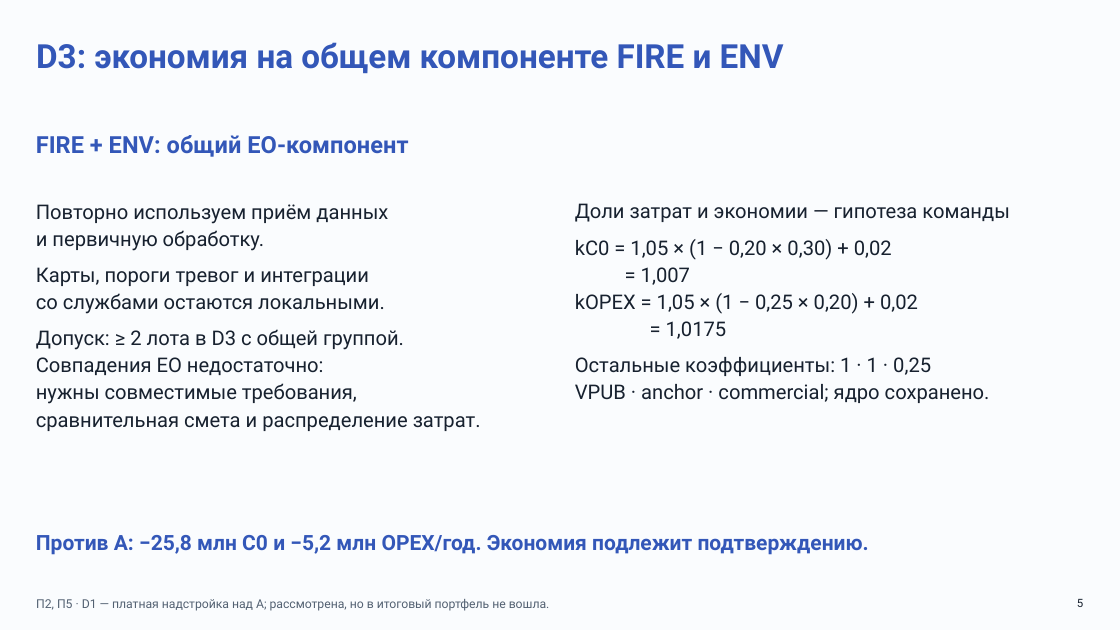
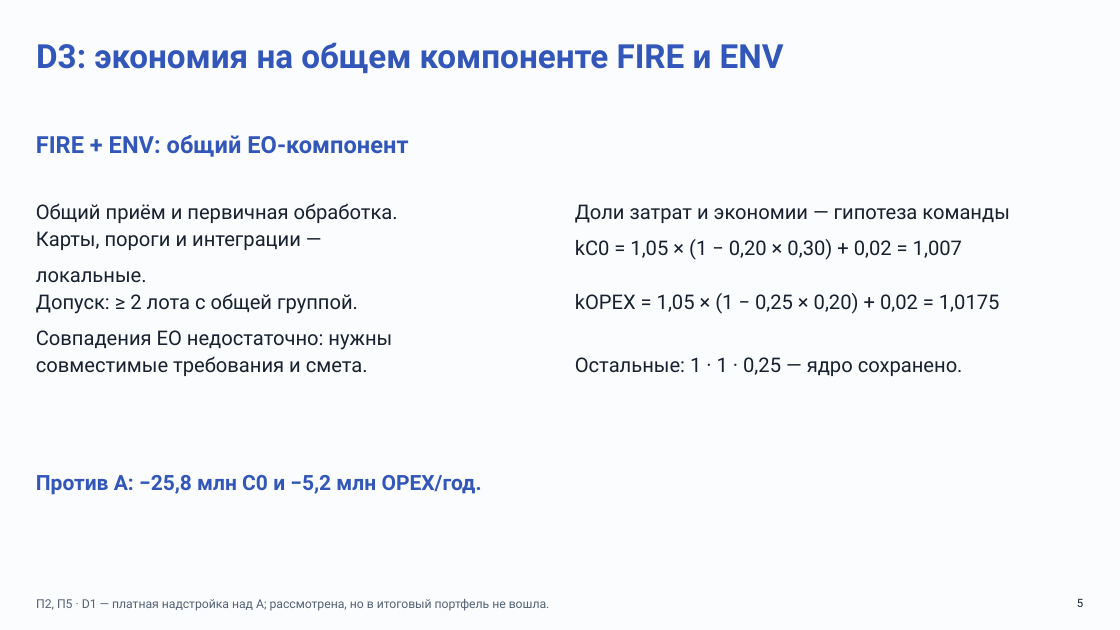
Before and after one commit to Mihail239239/Clodex_Cosmoton, a slide deck: slide 5 of presentation.pptx. Drawn at 1120x630 pixels with LibreOffice and Linux fonts; fonts in the diff are those of the drawing. Boxes give left, top, right and bottom in pixels: in the first picture for what was removed or moved away, otherwise in the second. Text is boxed around its words. In the diff, an @@ line names an element or a change of style, - is before the commit and + after.

```diff
--- a/presentation.pptx
+++ b/presentation.pptx
@@ text at box(36, 203, 398, 376): text changed @@
-Повторно используем приём данных
-и первичную обработку.
-Карты, пороги тревог и интеграции
-со службами остаются локальными.
-Допуск: ≥ 2 лота в D3 с общей группой.
-Совпадения EO недостаточно:
-нужны совместимые требования,
-сравнительная смета и распределение затрат.
+Общий приём и первичная обработка.
+Карты, пороги и интеграции —
+локальные.
+Допуск: ≥ 2 лота с общей группой.
+Совпадения EO недостаточно: нужны
+совместимые требования и смета.
@@ text at box(575, 239, 1000, 376): text changed @@
-kC0 = 1,05 × (1 − 0,20 × 0,30) + 0,02
-= 1,007
-kOPEX = 1,05 × (1 − 0,25 × 0,20) + 0,02
-= 1,0175
-Остальные коэффициенты: 1 · 1 · 0,25
-VPUB · anchor · commercial; ядро сохранено.
+kC0 = 1,05 × (1 − 0,20 × 0,30) + 0,02 = 1,007
+kOPEX = 1,05 × (1 − 0,25 × 0,20) + 0,02 = 1,0175
+Остальные: 1 · 1 · 0,25 — ядро сохранено.
@@ text at box(36, 475, 482, 495): text changed @@
-Против A: −25,8 млн C0 и −5,2 млн OPEX/год. Экономия подлежит подтверждению.
+Против A: −25,8 млн C0 и −5,2 млн OPEX/год.
```
Also in this commit, not shown: 11 other slides changed, 1 other file.
